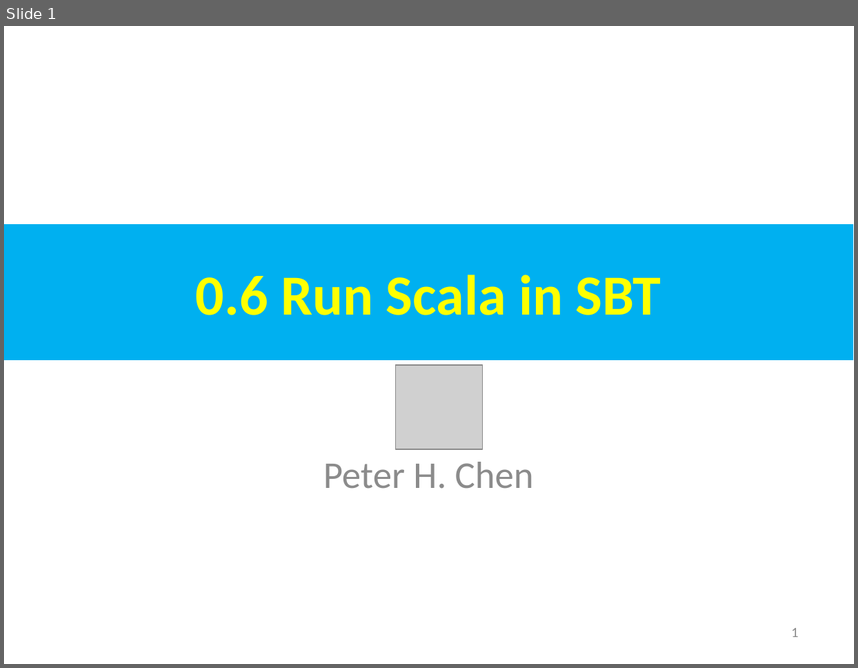
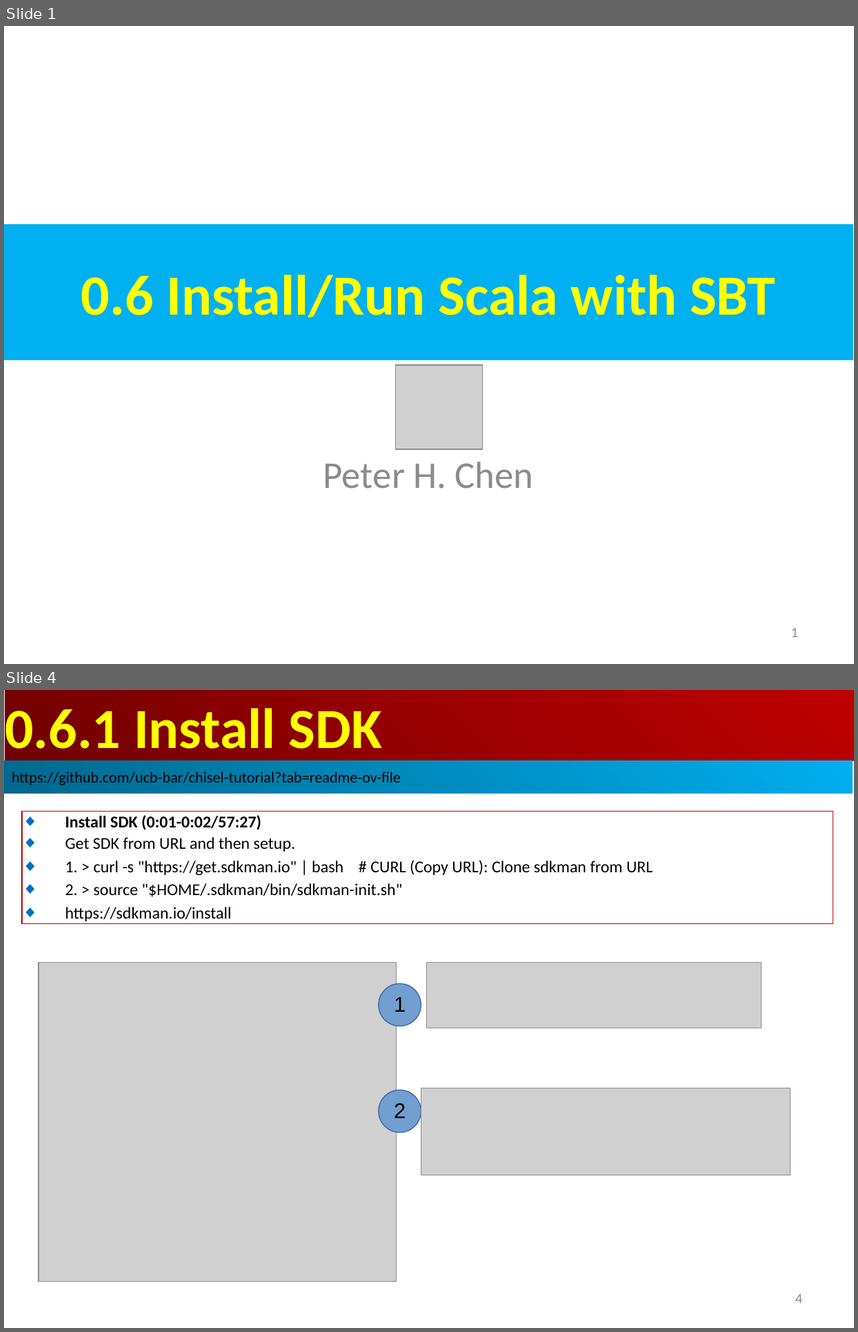
Before and after one commit to peterhchen/AIU_CS800_Chisel, a slide deck: 002_Tool/000_Video/000.06_Run_Scala_SBT.ppt. Shown one above the other, each under a label of ours: slide 1 before the commit, slides 1 and 4 after it; the slides between them are not shown. The pictures are 858x668 and 858x1332 pixels, drawn with LibreOffice and Linux fonts; fonts in the diff are those of the drawing; grey boxes stand for pictures. Boxes give left, top, right and bottom in pixels: in the first picture for what was removed or moved away, otherwise in the second. Text is boxed around its words. In the diff, an @@ line names an element or a change of style, - is before the commit and + after.

```diff
--- a/002_Tool/000_Video/000.06_Run_Scala_SBT.ppt
+++ b/002_Tool/000_Video/000.06_Run_Scala_SBT.ppt
@@ slide 4 added at (4, 690, 854, 1328), background #FFFFFF @@
@@ rectangle added at (5, 690, 854, 760), fill gradient #BF0000 to #710000, 48 pt, text #FFFF00, bold @@
+0.6.1 Install SDK
@@ rectangle added at (4, 760, 853, 793), fill gradient #00AFEF to #00688E, 13 pt, text #000000 @@
+https://github.com/ucb-bar/chisel-tutorial?tab=readme-ov-file
@@ rectangle added at (22, 811, 833, 924), outline #C00000 0.74 pt, 14 pt, text #000000 @@
+◆ Install SDK (0:01-0:02/57:27)
+◆ Get SDK from URL and then setup.
+◆ 1. > curl -s "https://get.sdkman.io" | bash # CURL (Copy URL): Clone sdkman from URL
+◆ 2. > source "$HOME/.sdkman/bin/sdkman-init.sh"
+◆ https://sdkman.io/install
@@ picture added at (39, 962, 397, 1281) @@
@@ picture added at (426, 962, 762, 1027) @@
@@ ellipse added at (379, 983, 421, 1026), fill #729FCF, outline #3465A4 0.74 pt, 18 pt, text #000000 @@
+1
@@ ellipse added at (379, 1090, 421, 1132), fill #729FCF, outline #3465A4 0.74 pt, 18 pt, text #000000 @@
+2
@@ picture added at (421, 1088, 791, 1174) @@
@@ page number added at (795, 1294, 802, 1303), 12 pt, text #8B8B8B @@
+4
@@ slide 1 changed as well @@
@@ text in rectangle at (81, 274, 775, 317): text changed @@
-0.6 Run Scala in SBT
+0.6 Install/Run Scala with SBT
```
Also in this commit, not shown: 1 other slide changed, 12 other slides added, 1 slide removed, 2 other files.
